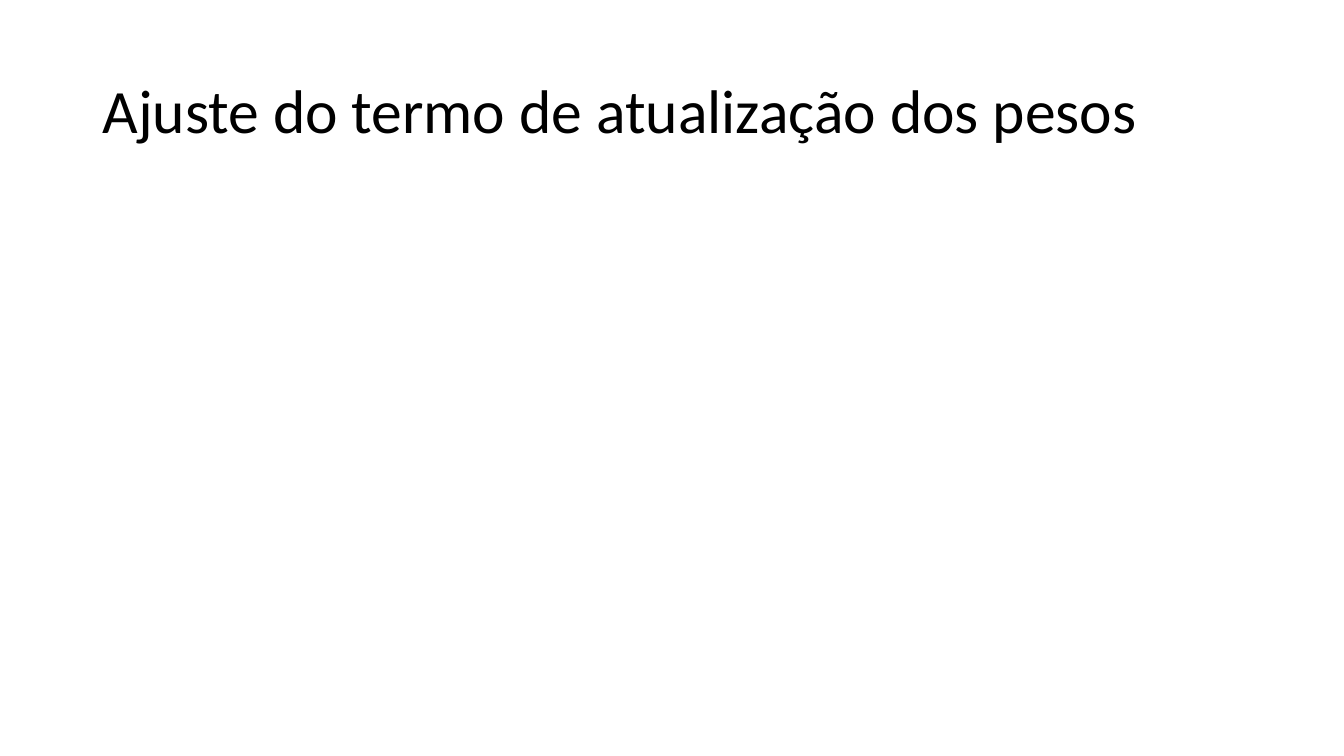
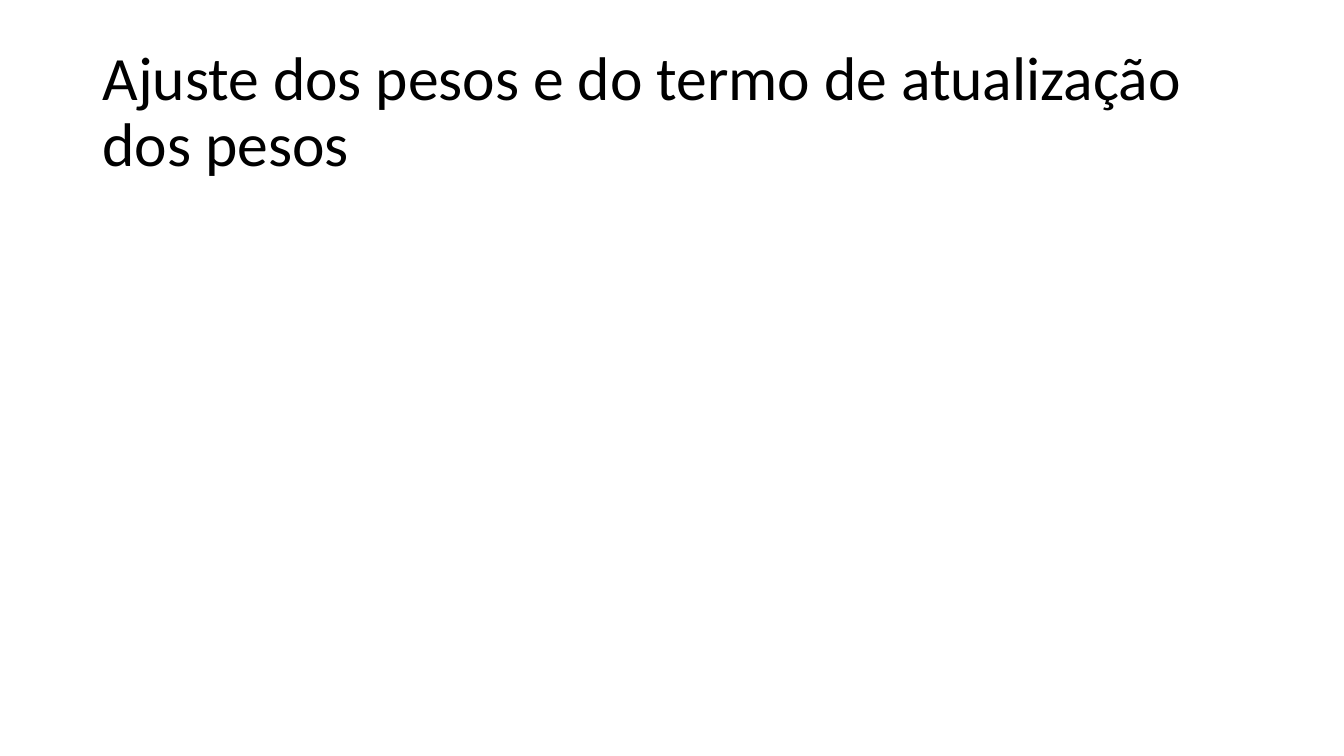
Before and after one commit to zz4fap/t319_aprendizado_de_maquina, a slide deck: slide 20 of slides/T319_Regressão_Linear (Parte III).pptx (slide 21 before the commit). Drawn at 1344x756 pixels with LibreOffice and Linux fonts; fonts in the diff are those of the drawing; grey boxes stand for pictures. Boxes give left, top, right and bottom in pixels: in the first picture for what was removed or moved away, otherwise in the second. Text is boxed around its words. In the diff, an @@ line names an element or a change of style, - is before the commit and + after.

Commit message:
update of slides

```diff
--- a/slides/T319_Regressão_Linear (Parte III).pptx
+++ b/slides/T319_Regressão_Linear (Parte III).pptx
@@ title at <box>102,57,1181,176</box>: text changed @@
-Ajuste do termo de atualização dos pesos
+Ajuste dos pesos e do termo de atualização dos pesos
```
Also in this commit, not shown: 2 other slides changed, 2 slides removed, 1 other file.
